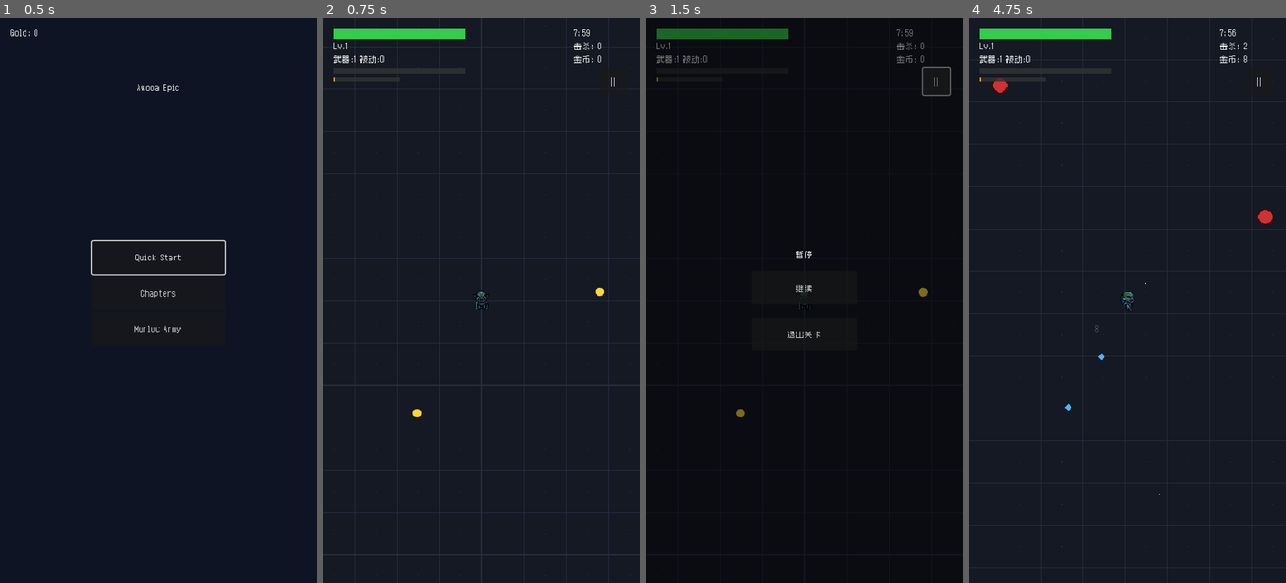
Above: before the commit, frames 1-4 (left to right).
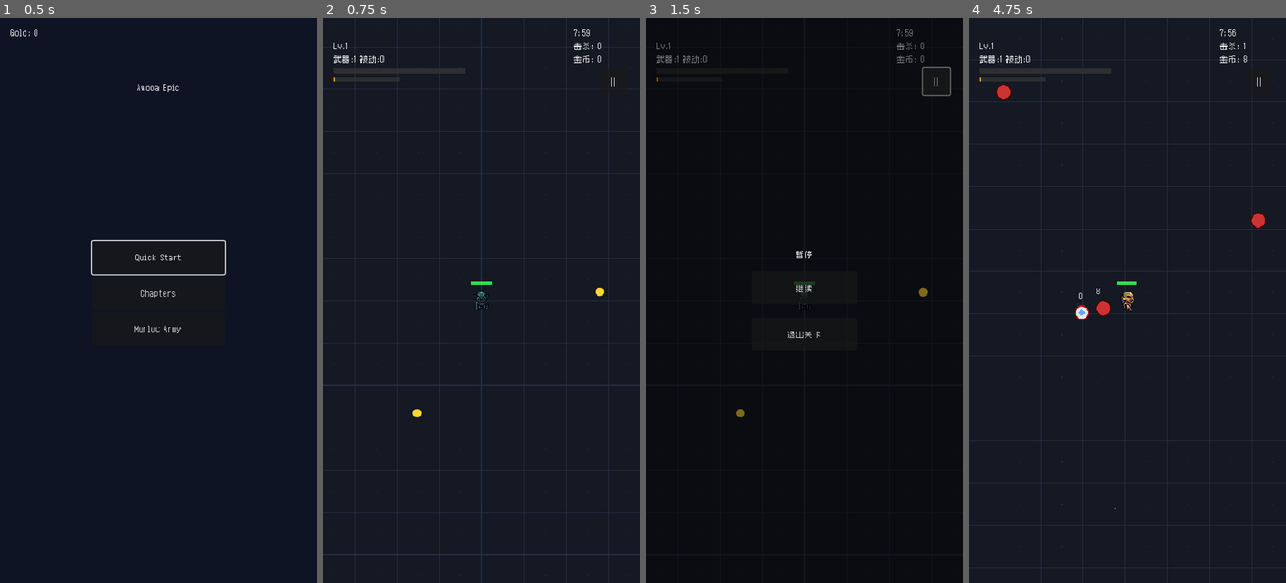
Above: after the commit, the same moments.

Repository: rare1fy/awooa-epic
Game: Godot game, scene res://scenes/main_menu/main_menu.tscn
Same seed, same stepped clock (60 frames per second), same inputs: the game is played once before the commit and once after it.
Inputs (mouse positions are in pixels of both pictures, inside the frame that each line leads up to):
- Up to frame 1 (0.5 s): no input
- Up to frame 2 (0.75 s): click "Quick Start" at 0.5 s
- Up to frame 3 (1.5 s): click "||" at 1.25 s
- Up to frame 4 (4.75 s): click "继续" at 2 s; move the mouse to (1197, 272) at 2.77 s; hold D 2.78-3.5 s; click (1197, 272) at 2.92 s; drag from (1064, 328) to (1152, 294) at 3.52 s; move the mouse to (1159, 176) at 4.27 s; hold D from 4.28 s (still down); click (1159, 176) at 4.42 s

Frame 1 is identical in both runs. In frame 2, 0.8% of the frame differs, in the area x 3-54%, y 1-48%; in frame 3, 0.8%; in frame 4, 1.4%, in the area x 3-96%, y 1-87%.

Commit message:
平衡调整：增强前期敌人数值与成长曲线，玩家血条移至精灵头顶，重新导出Web版

Diff:
--- a/data/characters/character_registry.gd
+++ b/data/characters/character_registry.gd
@@ -34,7 +34,7 @@
 		"id": &"swordfish",
 		"name": "剑鱼·突刺者",
 		"rarity": 1,
-		"base_hp": 120.0,
+		"base_hp": 100.0,
 		"base_speed": 180.0,
 		"base_damage": 12.0,
 		"attack_interval": 0.5,
--- a/scenes/battle/battle.gd
+++ b/scenes/battle/battle.gd
@@ -349,7 +349,7 @@
 	enemy.global_position = spawn_pos
 	enemy.player_ref = _player
 
-	var difficulty_mult := 1.0 + elapsed_time / _stage_duration * 0.5
+	var difficulty_mult := 1.0 + elapsed_time / _stage_duration * 0.85
 
 	# 如果有时间轴解锁的敌人数据，随机选一个
 	var available_entries := _get_available_enemy_entries()
@@ -374,9 +374,9 @@
 	if elapsed_time < 60.0:
 		# 前 1 分钟：渔村民兵（最弱冲锋兵）
 		data.behavior = EnemyData.BehaviorType.CHARGE
-		data.base_hp = 15.0
-		data.base_damage = 4.0
-		data.speed = 80.0
+		data.base_hp = 24.0
+		data.base_damage = 7.0
+		data.speed = 108.0
 		data.exp_drop = 1
 		data.color = Color(0.7, 0.6, 0.4, 1.0)  # 土黄色布衣
 	elif elapsed_time < 180.0:
@@ -384,17 +384,17 @@
 		if roll < 0.7:
 			# 暴风城步兵 — 蓝甲冲锋
 			data.behavior = EnemyData.BehaviorType.CHARGE
-			data.base_hp = 22.0
-			data.base_damage = 5.0
-			data.speed = 85.0
+			data.base_hp = 34.0
+			data.base_damage = 8.0
+			data.speed = 112.0
 			data.exp_drop = 1
 			data.color = Color(0.2, 0.3, 0.7, 1.0)  # 暴风城蓝
 		else:
 			# 矮人火枪手 — 环绕走位
 			data.behavior = EnemyData.BehaviorType.CIRCLE
-			data.base_hp = 14.0
-			data.base_damage = 7.0
-			data.speed = 95.0
+			data.base_hp = 22.0
+			data.base_damage = 10.0
+			data.speed = 110.0
 			data.exp_drop = 2
 			data.color = Color(0.6, 0.4, 0.2, 1.0)  # 矮人棕
 	elif elapsed_time < 360.0:
@@ -616,7 +616,7 @@
 	var from_left := randf() < 0.5
 	var side_x := -560.0 if from_left else 560.0
 	var sweep_dir := Vector2(1.0 if from_left else -1.0, 0.0)
-	var difficulty_mult := 1.0 + elapsed_time / _stage_duration * 0.5
+	var difficulty_mult := 1.0 + elapsed_time / _stage_duration * 0.85
 	var bat_count := 14
 	var room := max_enemies - enemy_count
 	bat_count = mini(bat_count, room)
@@ -648,7 +648,7 @@
 	var enemy_count := enemies_container.get_child_count()
 	if enemy_count >= max_enemies:
 		return
-	var difficulty_mult := 1.0 + elapsed_time / _stage_duration * 0.5
+	var difficulty_mult := 1.0 + elapsed_time / _stage_duration * 0.85
 	var ring_count := 18
 	var room := max_enemies - enemy_count
 	ring_count = mini(ring_count, room)
@@ -756,7 +756,6 @@
 	player_node.add_child(_player)
 	_player.add_to_group("player")
 	_player.died.connect(_on_player_died)
-	_player.hp_changed.connect(_on_player_hp_changed)
 
 	# 应用选中角色数据
 	var char_data: Dictionary = GameManager.get_selected_character_data()
@@ -979,10 +978,6 @@
 	_show_game_over()
 
 
-func _on_player_hp_changed(_current: float, _max_hp: float) -> void:
-	pass
-
-
 ## --- HUD ---
 
 func _setup_hud() -> void:
@@ -999,20 +994,6 @@
 		hud.theme = hud_theme
 	ui_layer.add_child(hud)
 
-	var hp_bg := ColorRect.new()
-	hp_bg.name = "HPBarBG"
-	hp_bg.position = Vector2(16, 16)
-	hp_bg.size = Vector2(200, 16)
-	hp_bg.color = Color(0.2, 0.2, 0.2, 0.8)
-	hud.add_child(hp_bg)
-
-	var hp_bar := ColorRect.new()
-	hp_bar.name = "HPBar"
-	hp_bar.position = Vector2(16, 16)
-	hp_bar.size = Vector2(200, 16)
-	hp_bar.color = Color(0.2, 0.8, 0.3, 1.0)
-	hud.add_child(hp_bar)
-
 	var level_label := Label.new()
 	level_label.name = "LevelLabel"
 	level_label.position = Vector2(16, 36)
@@ -1090,17 +1071,6 @@
 	var hud := ui_layer.get_node_or_null("HUD")
 	if not hud:
 		return
-
-	var hp_bar := hud.get_node_or_null("HPBar") as ColorRect
-	if hp_bar and _player:
-		var ratio: float = _player.current_hp / _player.max_hp
-		hp_bar.size.x = 200.0 * ratio
-		if ratio < 0.3:
-			hp_bar.color = Color(0.9, 0.2, 0.2, 1.0)
-		elif ratio < 0.6:
-			hp_bar.color = Color(0.9, 0.7, 0.2, 1.0)
-		else:
-			hp_bar.color = Color(0.2, 0.8, 0.3, 1.0)
 
 	var level_label := hud.get_node_or_null("LevelLabel") as Label
 	if level_label:
--- a/scenes/battle/player/player.gd
+++ b/scenes/battle/player/player.gd
@@ -43,6 +43,13 @@
 ## 当前朝向（用于动画）
 var _facing: String = "south"
 
+## 头顶血条（跟随精灵）
+var _hp_bar_bg: ColorRect = null
+var _hp_bar_fill: ColorRect = null
+const HP_BAR_WIDTH: float = 32.0
+const HP_BAR_HEIGHT: float = 4.0
+const HP_BAR_Y_OFFSET: float = -28.0
+
 @onready var sprite: AnimatedSprite2D = $Sprite
 
 
@@ -61,6 +68,44 @@
 	weapon_manager.name = "WeaponManager"
 	add_child(weapon_manager)
 	weapon_manager.setup(self)
+
+	_create_hp_bar()
+	_update_hp_bar()
+
+
+## 创建跟随精灵的头顶血条
+func _create_hp_bar() -> void:
+	_hp_bar_bg = ColorRect.new()
+	_hp_bar_bg.name = "HpBarBG"
+	_hp_bar_bg.color = Color(0.0, 0.0, 0.0, 0.55)
+	_hp_bar_bg.size = Vector2(HP_BAR_WIDTH, HP_BAR_HEIGHT)
+	_hp_bar_bg.position = Vector2(-HP_BAR_WIDTH * 0.5, HP_BAR_Y_OFFSET)
+	_hp_bar_bg.z_index = 100
+	_hp_bar_bg.mouse_filter = Control.MOUSE_FILTER_IGNORE
+	add_child(_hp_bar_bg)
+
+	_hp_bar_fill = ColorRect.new()
+	_hp_bar_fill.name = "HpBarFill"
+	_hp_bar_fill.color = Color(0.2, 0.85, 0.35, 1.0)
+	_hp_bar_fill.size = Vector2(HP_BAR_WIDTH, HP_BAR_HEIGHT)
+	_hp_bar_fill.position = Vector2.ZERO
+	_hp_bar_fill.mouse_filter = Control.MOUSE_FILTER_IGNORE
+	_hp_bar_bg.add_child(_hp_bar_fill)
+
+
+## 刷新头顶血条宽度与颜色
+func _update_hp_bar() -> void:
+	if not _hp_bar_fill:
+		return
+	var ratio := current_hp / max_hp if max_hp > 0.0 else 0.0
+	ratio = clampf(ratio, 0.0, 1.0)
+	_hp_bar_fill.size.x = HP_BAR_WIDTH * ratio
+	if ratio > 0.5:
+		_hp_bar_fill.color = Color(0.2, 0.85, 0.35, 1.0)
+	elif ratio > 0.25:
+		_hp_bar_fill.color = Color(0.9, 0.7, 0.2, 1.0)
+	else:
+		_hp_bar_fill.color = Color(0.9, 0.2, 0.2, 1.0)
 
 
 func _physics_process(delta: float) -> void:
@@ -109,6 +154,7 @@
 	current_hp = max_hp * hp_ratio
 	speed = base_speed * (1.0 + spd_bonus)
 	hp_changed.emit(current_hp, max_hp)
+	_update_hp_bar()
 
 
 func _get_keyboard_direction() -> Vector2:
@@ -135,6 +181,7 @@
 	current_hp -= amount
 	current_hp = maxf(current_hp, 0.0)
 	hp_changed.emit(current_hp, max_hp)
+	_update_hp_bar()
 
 	# 无敌帧
 	_invincible_timer = INVINCIBLE_DURATION
@@ -150,6 +197,7 @@
 func heal(amount: float) -> void:
 	current_hp = minf(current_hp + amount, max_hp)
 	hp_changed.emit(current_hp, max_hp)
+	_update_hp_bar()
 
 
 func add_ultimate_energy(amount: float) -> void:
Not shown, changed: export/web/index.html
Not shown, changed: export/web/index.pck
